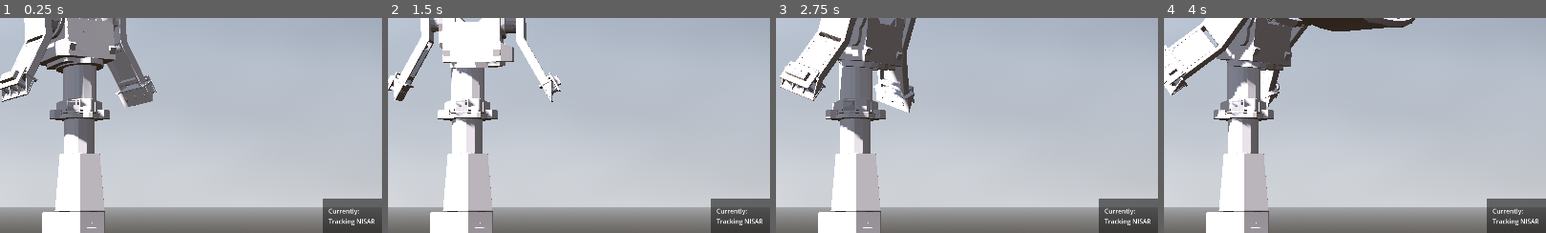
Above: before the commit, frames 1-4 (left to right).
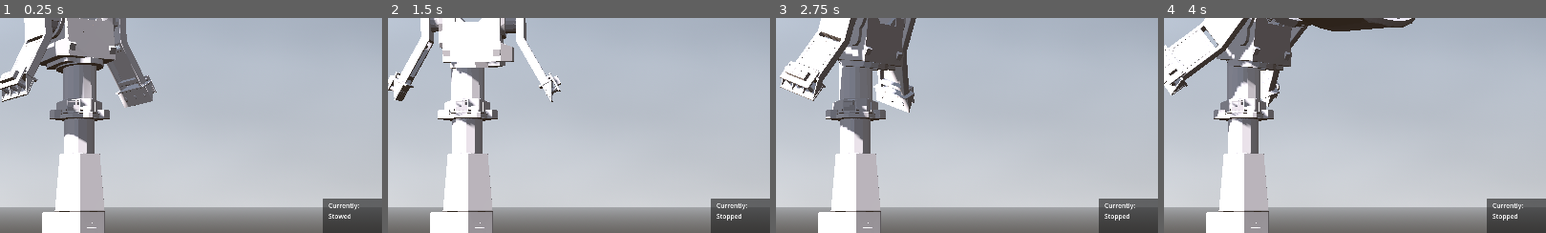
Above: after the commit, the same moments.

Repository: asfadmin/antenna-museum-exhibit
Game: Godot game, scene res://src/main.tscn
Two runs of this game, one before a commit and one after it. Both use one fixed random seed, a clock stepped at 60 frames per second and the inputs below.
Inputs (mouse positions are % of the whole screen's width and height, from its top left):
- Up to frame 1 (0.25 s): no input
- Up to frame 2 (1.5 s): click (78, 59) at 0.5 s; click (99, 59) at 1.25 s
- Up to frame 3 (2.75 s): click "AQUA" at 2 s
- Up to frame 4 (4 s): click "AURA" at 2.75 s; click "IC2" at 3.5 s
The pictures show only the part of the screen within x 40-90%, y 6-56%; the shares and areas given below are measured in that part.

The runs differ from the first frame. In frame 1, 0.4% of the frame differs, in the area x 86-98%, y 86-97%; in frame 2, 0.4%; in frame 3, 0.4%; in frame 4, 0.4%.
Error in both runs: Cannot call method 'get_error' on a null value. (res://addons/icons-fonts/icons_fonts/IconsFonts.gd:57)

Commit message:
feat: interaction status messages

Diff:
--- a/exhibit-frontend/src/backend_service/backend_service.gd
+++ b/exhibit-frontend/src/backend_service/backend_service.gd
@@ -29,9 +29,10 @@
 enum INTERACTION {
 	STOP,
 	SPEED_UP,
-	TRACK
+	TRACK,
+	STOWED,
+	REHOME
 }
-
 
 var current_dataset: Dataset
 
@@ -62,6 +63,7 @@
 	## POSTs axis to zero-out to /home endpoint
 	#var body = {'axis': AXIS.keys()[axis]}
 	self._make_request(self.HOME_ENDPOINT, HTTPClient.METHOD_POST)
+	AntennaState.set_current_action(AntennaState.ACTION.REHOME)
 
 func Path(satellite: String, path: Array[Dictionary] = []):
 	## POSTs which pre-defined path for the antenna to follow at the /path endpoint
@@ -70,6 +72,9 @@
 		#body['path'] = path
 
 	self._make_request(self.PATH_ENDPOINT, HTTPClient.METHOD_POST, body)
+	AntennaState.set_tracked_dataset(current_dataset)
+	AntennaState.set_current_action(INTERACTION.TRACK)
+
 
 func Status():
 	## GETs the backend's status from the /status endpoint
@@ -79,8 +84,10 @@
 	## POSTs the backend to set the speed endpoint
 	self._make_request(self.SPEED_ENDPOINT)
 
+
 func Stop():
 	self._make_request(self.RESET_ENDPOINT, HTTPClient.METHOD_POST)
+	AntennaState.set_current_action(INTERACTION.STOP)
 
 func _make_request(endpoint: String, method: HTTPClient.Method = HTTPClient.METHOD_GET, body: Dictionary = {}):
 	## backend query code for helper methods
--- a/exhibit-frontend/src/singletons/antenna_state.gd
+++ b/exhibit-frontend/src/singletons/antenna_state.gd
@@ -10,6 +10,20 @@
 	set(value):
 		real_elevation_changed.emit(value)
 
+
+var current_action: BackendService.INTERACTION = BackendService.INTERACTION.STOP
+var tracked_dataset: Dataset = null
+
 signal real_azimuth_changed(value: float)
 signal real_train_changed(value: float)
 signal real_elevation_changed(value: float)
+signal current_action_changed(action: BackendService.INTERACTION)
+signal tracked_dataset_changed(dataset: Dataset)
+
+func set_current_action(action: BackendService.INTERACTION):
+	current_action = action
+	current_action_changed.emit(action)
+
+func set_tracked_dataset(dataset: Dataset):
+	tracked_dataset = dataset
+	tracked_dataset_changed.emit(dataset)
--- a/exhibit-frontend/src/ui.tscn
+++ b/exhibit-frontend/src/ui.tscn
@@ -1,19 +1,15 @@
-[gd_scene load_steps=24 format=3 uid="uid://7wshqwt5ss1q"]
+[gd_scene load_steps=23 format=3 uid="uid://7wshqwt5ss1q"]
 
 [ext_resource type="FontFile" uid="uid://bbfeoo2kuf30n" path="res://addons/icons-fonts/icons_fonts/MaterialIcons/material_design_icons.ttf" id="1_02y5j"]
 [ext_resource type="Script" uid="uid://sfoyl3fbn8so" path="res://addons/icons-fonts/nodes/FontIcon.gd" id="2_4dnhj"]
 [ext_resource type="Script" uid="uid://bo7bolnuump38" path="res://addons/icons-fonts/resources/FontIconSetting.gd" id="3_irs2y"]
 [ext_resource type="PackedScene" uid="uid://cvfg2agde6b5d" path="res://src/plot_control/PlotControl.tscn" id="4_4dnhj"]
-[ext_resource type="StyleBox" uid="uid://dlb4t6pt5gsag" path="res://src/theme_components/background_panel.tres" id="4_gkxjx"]
 [ext_resource type="PackedScene" uid="uid://pyqxiujpu271" path="res://src/track_status/track_status.tscn" id="5_irs2y"]
 [ext_resource type="Script" uid="uid://5xtucs376evk" path="res://src/ui_components/status_menu.gd" id="7_ryeci"]
 [ext_resource type="Script" uid="uid://ubq7ph0pay6t" path="res://src/ui_components/dataset_button.gd" id="7_ya46p"]
 [ext_resource type="Script" uid="uid://cjtowq518rbsq" path="res://src/ui_components/dataset_resource.gd" id="8_75kda"]
 [ext_resource type="Script" uid="uid://cu51q3rrse2ww" path="res://src/ui_components/function_button.gd" id="9_75kda"]
 [ext_resource type="Script" uid="uid://dhu0sfrejkdvk" path="res://src/ui_components/dataset_description.gd" id="10_skx36"]
-
-[sub_resource type="StyleBoxFlat" id="StyleBoxFlat_gkxjx"]
-bg_color = Color(0.223529, 0.223529, 0.223529, 0.380392)
 
 [sub_resource type="LabelSettings" id="LabelSettings_gkxjx"]
 font = ExtResource("1_02y5j")
@@ -53,6 +49,9 @@
 shadow_size = 0
 shadow_offset = Vector2(0, 0)
 
+[sub_resource type="StyleBoxFlat" id="StyleBoxFlat_gkxjx"]
+bg_color = Color(0.223529, 0.223529, 0.223529, 0.380392)
+
 [sub_resource type="Resource" id="Resource_ya46p"]
 script = ExtResource("8_75kda")
 dataset_id = "AQUA"
@@ -103,332 +102,6 @@
 grow_horizontal = 2
 grow_vertical = 2
 mouse_filter = 2
-
-[node name="HBoxContainer" type="HBoxContainer" parent="."]
-visible = false
-layout_mode = 1
-anchors_preset = 15
-anchor_right = 1.0
-anchor_bottom = 1.0
-grow_horizontal = 2
-grow_vertical = 2
-theme_override_constants/separation = 0
-
-[node name="PanelContainer" type="PanelContainer" parent="HBoxContainer"]
-layout_mode = 2
-theme_override_styles/panel = ExtResource("4_gkxjx")
-
-[node name="VBoxContainer" type="VBoxContainer" parent="HBoxContainer/PanelContainer"]
-layout_mode = 2
-
-[node name="MarginContainer2" type="MarginContainer" parent="HBoxContainer/PanelContainer/VBoxContainer"]
-layout_mode = 2
-theme_override_constants/margin_left = 5
-theme_override_constants/margin_top = 5
-theme_override_constants/margin_right = 5
-theme_override_constants/margin_bottom = 5
-
-[node name="PanelContainer2" type="PanelContainer" parent="HBoxContainer/PanelContainer/VBoxContainer/MarginContainer2"]
-custom_minimum_size = Vector2(400, 400)
-layout_mode = 2
-size_flags_horizontal = 4
-size_flags_vertical = 4
-
-[node name="MarginContainer" type="MarginContainer" parent="HBoxContainer/PanelContainer/VBoxContainer/MarginContainer2/PanelContainer2"]
-layout_mode = 2
-theme_override_constants/margin_left = 5
-theme_override_constants/margin_top = 5
-theme_override_constants/margin_bottom = 5
-
-[node name="AspectRatioContainer" parent="HBoxContainer/PanelContainer/VBoxContainer/MarginContainer2/PanelContainer2/MarginContainer" instance=ExtResource("5_irs2y")]
-layout_mode = 2
-
-[node name="Control" type="Control" parent="HBoxContainer/PanelContainer/VBoxContainer"]
-layout_mode = 2
-size_flags_vertical = 3
-
-[node name="MarginContainer" type="MarginContainer" parent="HBoxContainer/PanelContainer/VBoxContainer"]
-layout_mode = 2
-theme_override_constants/margin_left = 5
-theme_override_constants/margin_top = 85
-theme_override_constants/margin_right = 18
-theme_override_constants/margin_bottom = 0
-
-[node name="PanelContainer" type="PanelContainer" parent="HBoxContainer/PanelContainer/VBoxContainer/MarginContainer"]
-custom_minimum_size = Vector2(431.485, 405.905)
-layout_mode = 2
-size_flags_horizontal = 4
-
-[node name="MarginContainer" type="MarginContainer" parent="HBoxContainer/PanelContainer/VBoxContainer/MarginContainer/PanelContainer"]
-layout_mode = 2
-theme_override_constants/margin_left = 5
-theme_override_constants/margin_top = 5
-theme_override_constants/margin_right = 5
-theme_override_constants/margin_bottom = 5
-
-[node name="PanelContainer" type="PanelContainer" parent="HBoxContainer/PanelContainer/VBoxContainer/MarginContainer/PanelContainer/MarginContainer"]
-layout_mode = 2
-size_flags_vertical = 3
-size_flags_stretch_ratio = 0.2
-
-[node name="Control" type="VBoxContainer" parent="HBoxContainer/PanelContainer/VBoxContainer/MarginContainer/PanelContainer/MarginContainer/PanelContainer"]
-layout_mode = 2
-size_flags_vertical = 3
-
-[node name="PanelContainer" type="PanelContainer" parent="HBoxContainer/PanelContainer/VBoxContainer/MarginContainer/PanelContainer/MarginContainer/PanelContainer/Control"]
-layout_mode = 2
-size_flags_horizontal = 3
-size_flags_stretch_ratio = 0.4
-theme_override_styles/panel = SubResource("StyleBoxFlat_gkxjx")
-
-[node name="MarginContainer" type="MarginContainer" parent="HBoxContainer/PanelContainer/VBoxContainer/MarginContainer/PanelContainer/MarginContainer/PanelContainer/Control/PanelContainer"]
-layout_mode = 2
-theme_override_constants/margin_left = 5
-theme_override_constants/margin_top = 5
-theme_override_constants/margin_right = 5
-theme_override_constants/margin_bottom = 5
-
-[node name="VBoxContainer" type="HFlowContainer" parent="HBoxContainer/PanelContainer/VBoxContainer/MarginContainer/PanelContainer/MarginContainer/PanelContainer/Control/PanelContainer/MarginContainer"]
-custom_minimum_size = Vector2(307.075, 0)
-layout_mode = 2
-size_flags_horizontal = 4
-size_flags_stretch_ratio = 0.3
-alignment = 1
-
-[node name="AQUAButton" type="Button" parent="HBoxContainer/PanelContainer/VBoxContainer/MarginContainer/PanelContainer/MarginContainer/PanelContainer/Control/PanelContainer/MarginContainer/VBoxContainer"]
-custom_minimum_size = Vector2(72.1, 10.575)
-layout_mode = 2
-size_flags_vertical = 3
-text = "AIRSAR"
-
-[node name="AURAButton" type="Button" parent="HBoxContainer/PanelContainer/VBoxContainer/MarginContainer/PanelContainer/MarginContainer/PanelContainer/Control/PanelContainer/MarginContainer/VBoxContainer"]
-custom_minimum_size = Vector2(72.1, 10.575)
-layout_mode = 2
-size_flags_vertical = 3
-text = "AURA"
-
-[node name="IC2Button" type="Button" parent="HBoxContainer/PanelContainer/VBoxContainer/MarginContainer/PanelContainer/MarginContainer/PanelContainer/Control/PanelContainer/MarginContainer/VBoxContainer"]
-custom_minimum_size = Vector2(72.1, 10.575)
-layout_mode = 2
-size_flags_vertical = 3
-text = "IC2"
-
-[node name="ICESATButton" type="Button" parent="HBoxContainer/PanelContainer/VBoxContainer/MarginContainer/PanelContainer/MarginContainer/PanelContainer/Control/PanelContainer/MarginContainer/VBoxContainer"]
-custom_minimum_size = Vector2(72.1, 10.575)
-layout_mode = 2
-size_flags_vertical = 3
-text = "ICESAT"
-
-[node name="OCO2Button" type="Button" parent="HBoxContainer/PanelContainer/VBoxContainer/MarginContainer/PanelContainer/MarginContainer/PanelContainer/Control/PanelContainer/MarginContainer/VBoxContainer"]
-custom_minimum_size = Vector2(72.1, 10.575)
-layout_mode = 2
-size_flags_vertical = 3
-text = "OCO2"
-
-[node name="SCIS0ATButton" type="Button" parent="HBoxContainer/PanelContainer/VBoxContainer/MarginContainer/PanelContainer/MarginContainer/PanelContainer/Control/PanelContainer/MarginContainer/VBoxContainer"]
-custom_minimum_size = Vector2(72.1, 10.575)
-layout_mode = 2
-size_flags_vertical = 3
-text = "SCISAT"
-
-[node name="SMAPButton" type="Button" parent="HBoxContainer/PanelContainer/VBoxContainer/MarginContainer/PanelContainer/MarginContainer/PanelContainer/Control/PanelContainer/MarginContainer/VBoxContainer"]
-custom_minimum_size = Vector2(72.1, 10.575)
-layout_mode = 2
-size_flags_vertical = 3
-text = "SMAP"
-
-[node name="MarginContainer" type="MarginContainer" parent="HBoxContainer/PanelContainer/VBoxContainer/MarginContainer/PanelContainer/MarginContainer/PanelContainer/Control"]
-layout_mode = 2
-size_flags_horizontal = 3
-size_flags_vertical = 3
-theme_override_constants/margin_left = 5
-theme_override_constants/margin_top = 5
-theme_override_constants/margin_right = 5
-theme_override_constants/margin_bottom = 5
-
-[node name="VBoxContainer2" type="VBoxContainer" parent="HBoxContainer/PanelContainer/VBoxContainer/MarginContainer/PanelContainer/MarginContainer/PanelContainer/Control/MarginContainer"]
-layout_mode = 2
-size_flags_horizontal = 3
-size_flags_stretch_ratio = 2.45
-
-[node name="Label" type="Label" parent="HBoxContainer/PanelContainer/VBoxContainer/MarginContainer/PanelContainer/MarginContainer/PanelContainer/Control/MarginContainer/VBoxContainer2"]
-custom_minimum_size = Vector2(60, 0)
-layout_mode = 2
-size_flags_vertical = 3
-theme_override_font_sizes/font_size = 14
-text = "Airsar is used primarily for things to do with really cool things. It can do really cool stuff, and has a lot of cool uses in a lot of geospatial science cases. Here’s some examples if we want to put some examples maybe, and maybe also what kind of data gets exported out from this."
-horizontal_alignment = 1
-vertical_alignment = 1
-autowrap_mode = 2
-
-[node name="Control2" type="Control" parent="HBoxContainer/PanelContainer/VBoxContainer/MarginContainer/PanelContainer/MarginContainer/PanelContainer/Control/MarginContainer/VBoxContainer2"]
-layout_mode = 2
-size_flags_vertical = 3
-
-[node name="Control" type="HBoxContainer" parent="HBoxContainer/PanelContainer/VBoxContainer/MarginContainer/PanelContainer/MarginContainer/PanelContainer/Control/MarginContainer/VBoxContainer2"]
-layout_mode = 2
-size_flags_vertical = 3
-size_flags_stretch_ratio = 0.25
-alignment = 1
-
-[node name="TrackButton" type="Button" parent="HBoxContainer/PanelContainer/VBoxContainer/MarginContainer/PanelContainer/MarginContainer/PanelContainer/Control/MarginContainer/VBoxContainer2/Control"]
-custom_minimum_size = Vector2(153.465, 0)
-layout_mode = 2
-text = "Track"
-
-[node name="VBoxContainer" type="VBoxContainer" parent="HBoxContainer"]
-layout_mode = 2
-size_flags_horizontal = 3
-alignment = 2
-
-[node name="PanelContainer" type="PanelContainer" parent="HBoxContainer/VBoxContainer"]
-custom_minimum_size = Vector2(0, 250)
-layout_mode = 2
-theme_override_styles/panel = ExtResource("4_gkxjx")
-
-[node name="VBoxContainer" type="VBoxContainer" parent="HBoxContainer/VBoxContainer/PanelContainer"]
-layout_mode = 2
-alignment = 2
-
-[node name="MarginContainer2" type="MarginContainer" parent="HBoxContainer/VBoxContainer/PanelContainer/VBoxContainer"]
-layout_mode = 2
-theme_override_constants/margin_left = 10
-theme_override_constants/margin_right = 75
-
-[node name="VBoxContainer" type="VBoxContainer" parent="HBoxContainer/VBoxContainer/PanelContainer/VBoxContainer/MarginContainer2"]
-layout_mode = 2
-theme_override_constants/separation = 0
-
-[node name="PanelContainer2" type="PanelContainer" parent="HBoxContainer/VBoxContainer/PanelContainer/VBoxContainer/MarginContainer2/VBoxContainer"]
-custom_minimum_size = Vector2(348.85, 66.08)
-layout_mode = 2
-size_flags_horizontal = 4
-
-[node name="HBoxContainer" type="HBoxContainer" parent="HBoxContainer/VBoxContainer/PanelContainer/VBoxContainer/MarginContainer2/VBoxContainer/PanelContainer2"]
-layout_mode = 2
-
-[node name="MarginContainer" type="MarginContainer" parent="HBoxContainer/VBoxContainer/PanelContainer/VBoxContainer/MarginContainer2/VBoxContainer/PanelContainer2/HBoxContainer"]
-layout_mode = 2
-size_flags_horizontal = 3
-theme_override_constants/margin_left = 15
-theme_override_constants/margin_top = 5
-theme_override_constants/margin_right = 5
-theme_override_constants/margin_bottom = 5
-
-[node name="Label" type="Label" parent="HBoxContainer/VBoxContainer/PanelContainer/VBoxContainer/MarginContainer2/VBoxContainer/PanelContainer2/HBoxContainer/MarginContainer"]
-layout_mode = 2
-size_flags_horizontal = 3
-text = "Currently:
-Tracking NISAR"
-
-[node name="VSeparator" type="VSeparator" parent="HBoxContainer/VBoxContainer/PanelContainer/VBoxContainer/MarginContainer2/VBoxContainer/PanelContainer2/HBoxContainer"]
-layout_mode = 2
-
-[node name="MarginContainer2" type="MarginContainer" parent="HBoxContainer/VBoxContainer/PanelContainer/VBoxContainer/MarginContainer2/VBoxContainer/PanelContainer2/HBoxContainer"]
-layout_mode = 2
-size_flags_horizontal = 3
-theme_override_constants/margin_left = 10
-theme_override_constants/margin_top = 5
-theme_override_constants/margin_right = 5
-theme_override_constants/margin_bottom = 5
-
-[node name="VBoxContainer" type="VBoxContainer" parent="HBoxContainer/VBoxContainer/PanelContainer/VBoxContainer/MarginContainer2/VBoxContainer/PanelContainer2/HBoxContainer/MarginContainer2"]
-layout_mode = 2
-alignment = 1
-
-[node name="Label" type="Label" parent="HBoxContainer/VBoxContainer/PanelContainer/VBoxContainer/MarginContainer2/VBoxContainer/PanelContainer2/HBoxContainer/MarginContainer2/VBoxContainer"]
-layout_mode = 2
-text = "Positions"
-
-[node name="Label3" type="Label" parent="HBoxContainer/VBoxContainer/PanelContainer/VBoxContainer/MarginContainer2/VBoxContainer/PanelContainer2/HBoxContainer/MarginContainer2/VBoxContainer"]
-layout_mode = 2
-text = "Track: 52.32"
-
-[node name="Label2" type="Label" parent="HBoxContainer/VBoxContainer/PanelContainer/VBoxContainer/MarginContainer2/VBoxContainer/PanelContainer2/HBoxContainer/MarginContainer2/VBoxContainer"]
-layout_mode = 2
-text = "Azimuth: 52.32"
-
-[node name="PanelContainer3" type="PanelContainer" parent="HBoxContainer/VBoxContainer/PanelContainer/VBoxContainer/MarginContainer2/VBoxContainer"]
-custom_minimum_size = Vector2(359.62, 60)
-layout_mode = 2
-size_flags_horizontal = 4
-
-[node name="MarginContainer" type="MarginContainer" parent="HBoxContainer/VBoxContainer/PanelContainer/VBoxContainer/MarginContainer2/VBoxContainer/PanelContainer3"]
-layout_mode = 2
-theme_override_constants/margin_left = 5
-theme_override_constants/margin_right = 5
-
-[node name="HBoxContainer" type="HBoxContainer" parent="HBoxContainer/VBoxContainer/PanelContainer/VBoxContainer/MarginContainer2/VBoxContainer/PanelContainer3/MarginContainer"]
-layout_mode = 2
-
-[node name="Button" type="Button" parent="HBoxContainer/VBoxContainer/PanelContainer/VBoxContainer/MarginContainer2/VBoxContainer/PanelContainer3/MarginContainer/HBoxContainer"]
-custom_minimum_size = Vector2(40, 40)
-layout_mode = 2
-size_flags_horizontal = 4
-size_flags_vertical = 4
-
-[node name="FontIcon" type="Label" parent="HBoxContainer/VBoxContainer/PanelContainer/VBoxContainer/MarginContainer2/VBoxContainer/PanelContainer3/MarginContainer/HBoxContainer/Button"]
-layout_mode = 1
-anchors_preset = 15
-anchor_right = 1.0
-anchor_bottom = 1.0
-grow_horizontal = 2
-grow_vertical = 2
-text = "󰛒"
-label_settings = SubResource("LabelSettings_gkxjx")
-horizontal_alignment = 1
-vertical_alignment = 1
-script = ExtResource("2_4dnhj")
-icon_settings = SubResource("Resource_fs5cc")
-metadata/_custom_type_script = "uid://sfoyl3fbn8so"
-
-[node name="ProgressBar" type="ProgressBar" parent="HBoxContainer/VBoxContainer/PanelContainer/VBoxContainer/MarginContainer2/VBoxContainer/PanelContainer3/MarginContainer/HBoxContainer"]
-custom_minimum_size = Vector2(350, 1.255)
-layout_mode = 2
-size_flags_vertical = 4
-
-[node name="Button2" type="Button" parent="HBoxContainer/VBoxContainer/PanelContainer/VBoxContainer/MarginContainer2/VBoxContainer/PanelContainer3/MarginContainer/HBoxContainer"]
-custom_minimum_size = Vector2(40, 40)
-layout_mode = 2
-size_flags_horizontal = 4
-size_flags_vertical = 4
-
-[node name="FontIcon" type="Label" parent="HBoxContainer/VBoxContainer/PanelContainer/VBoxContainer/MarginContainer2/VBoxContainer/PanelContainer3/MarginContainer/HBoxContainer/Button2"]
-layout_mode = 1
-anchors_preset = 15
-anchor_right = 1.0
-anchor_bottom = 1.0
-grow_horizontal = 2
-grow_vertical = 2
-text = "󰓛"
-label_settings = SubResource("LabelSettings_ya46p")
-horizontal_alignment = 1
-vertical_alignment = 1
-script = ExtResource("2_4dnhj")
-icon_settings = SubResource("Resource_75kda")
-metadata/_custom_type_script = "uid://sfoyl3fbn8so"
-
-[node name="PanelContainer2" type="PanelContainer" parent="HBoxContainer"]
-layout_mode = 2
-theme_override_styles/panel = ExtResource("4_gkxjx")
-
-[node name="MarginContainer" type="MarginContainer" parent="HBoxContainer/PanelContainer2"]
-layout_mode = 2
-theme_override_constants/margin_top = 85
-
-[node name="VBoxContainer2" type="VBoxContainer" parent="HBoxContainer/PanelContainer2/MarginContainer"]
-layout_mode = 2
-
-[node name="PanelContainer" type="PanelContainer" parent="HBoxContainer/PanelContainer2/MarginContainer/VBoxContainer2"]
-custom_minimum_size = Vector2(507.38, 300)
-layout_mode = 2
-
-[node name="PlotControl" parent="HBoxContainer/PanelContainer2/MarginContainer/VBoxContainer2/PanelContainer" instance=ExtResource("4_4dnhj")]
-layout_mode = 2
-
-[node name="Control" type="Control" parent="HBoxContainer/PanelContainer2/MarginContainer/VBoxContainer2"]
-custom_minimum_size = Vector2(0, 49.53)
-layout_mode = 2
 
 [node name="VBoxContainer" type="VBoxContainer" parent="."]
 layout_mode = 1
@@ -449,9 +122,12 @@
 layout_mode = 2
 size_flags_horizontal = 8
 
-[node name="StatusMenu" type="HBoxContainer" parent="VBoxContainer/VBoxContainer/PanelContainer2"]
+[node name="StatusMenu" type="HBoxContainer" parent="VBoxContainer/VBoxContainer/PanelContainer2" node_paths=PackedStringArray("current_label", "track_label", "azimuth_label")]
 layout_mode = 2
 script = ExtResource("7_ryeci")
+current_label = NodePath("MarginContainer/VBoxContainer/Label")
+track_label = NodePath("MarginContainer2/VBoxContainer/Label3")
+azimuth_label = NodePath("MarginContainer2/VBoxContainer/Label2")
 
 [node name="MarginContainer" type="MarginContainer" parent="VBoxContainer/VBoxContainer/PanelContainer2/StatusMenu"]
 layout_mode = 2
@@ -461,11 +137,18 @@
 theme_override_constants/margin_right = 5
 theme_override_constants/margin_bottom = 5
 
-[node name="Label" type="Label" parent="VBoxContainer/VBoxContainer/PanelContainer2/StatusMenu/MarginContainer"]
-layout_mode = 2
-size_flags_horizontal = 3
-text = "Currently:
-Tracking NISAR"
+[node name="VBoxContainer" type="VBoxContainer" parent="VBoxContainer/VBoxContainer/PanelContainer2/StatusMenu/MarginContainer"]
+layout_mode = 2
+
+[node name="Label2" type="Label" parent="VBoxContainer/VBoxContainer/PanelContainer2/StatusMenu/MarginContainer/VBoxContainer"]
+layout_mode = 2
+size_flags_horizontal = 3
+text = "Currently:"
+
+[node name="Label" type="Label" parent="VBoxContainer/VBoxContainer/PanelContainer2/StatusMenu/MarginContainer/VBoxContainer"]
+layout_mode = 2
+size_flags_horizontal = 3
+text = "Stowed"
 
 [node name="VSeparator" type="VSeparator" parent="VBoxContainer/VBoxContainer/PanelContainer2/StatusMenu"]
 layout_mode = 2
@@ -558,7 +241,6 @@
 metadata/_custom_type_script = "uid://sfoyl3fbn8so"
 
 [node name="PanelContainer" type="PanelContainer" parent="VBoxContainer"]
-custom_minimum_size = Vector2(0, 246.54)
 layout_mode = 2
 
 [node name="HBoxContainer" type="HBoxContainer" parent="VBoxContainer/PanelContainer"]
@@ -593,13 +275,8 @@
 [node name="MarginContainer" type="MarginContainer" parent="VBoxContainer/PanelContainer/HBoxContainer"]
 layout_mode = 2
 size_flags_horizontal = 3
-theme_override_constants/margin_left = 0
-theme_override_constants/margin_top = 0
-theme_override_constants/margin_right = 0
-theme_override_constants/margin_bottom = 0
 
 [node name="PanelContainer" type="PanelContainer" parent="VBoxContainer/PanelContainer/HBoxContainer/MarginContainer"]
-custom_minimum_size = Vector2(431.485, 405.905)
 layout_mode = 2
 
 [node name="MarginContainer" type="MarginContainer" parent="VBoxContainer/PanelContainer/HBoxContainer/MarginContainer/PanelContainer"]
--- a/exhibit-frontend/src/ui_components/status_menu.gd
+++ b/exhibit-frontend/src/ui_components/status_menu.gd
@@ -1 +1,19 @@
 extends BoxContainer
+
+@export var current_label: Label
+@export var track_label: Label
+@export var azimuth_label: Label
+
+func _ready() -> void:
+    AntennaState.current_action_changed.connect(_on_current_action_changed)
+
+
+func _on_current_action_changed(action: BackendService.INTERACTION):
+    if action == BackendService.INTERACTION.TRACK:
+        current_label.text = 'Tracking ' + AntennaState.tracked_dataset.dataset_id
+    elif action == BackendService.INTERACTION.STOP:
+        current_label.text = 'Stopped'
+    elif action == BackendService.INTERACTION.STOWED:
+        current_label.text = 'Stowed'
+    elif action == BackendService.INTERACTION.REHOME:
+        current_label.text = 'Going back to home'
